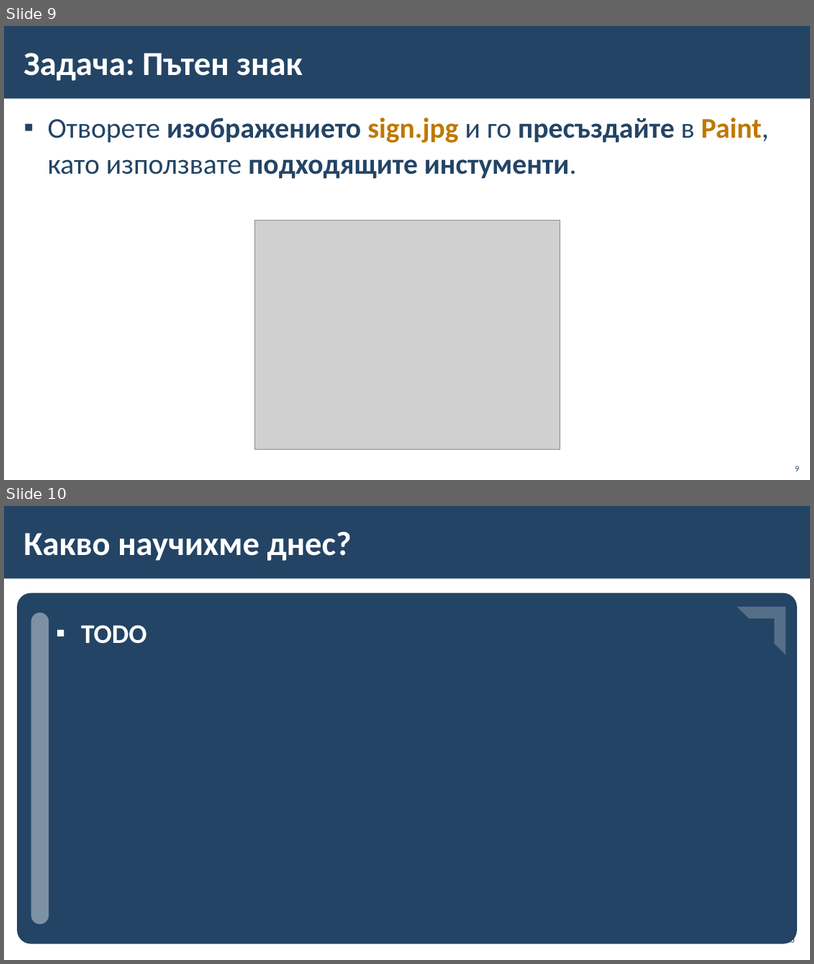
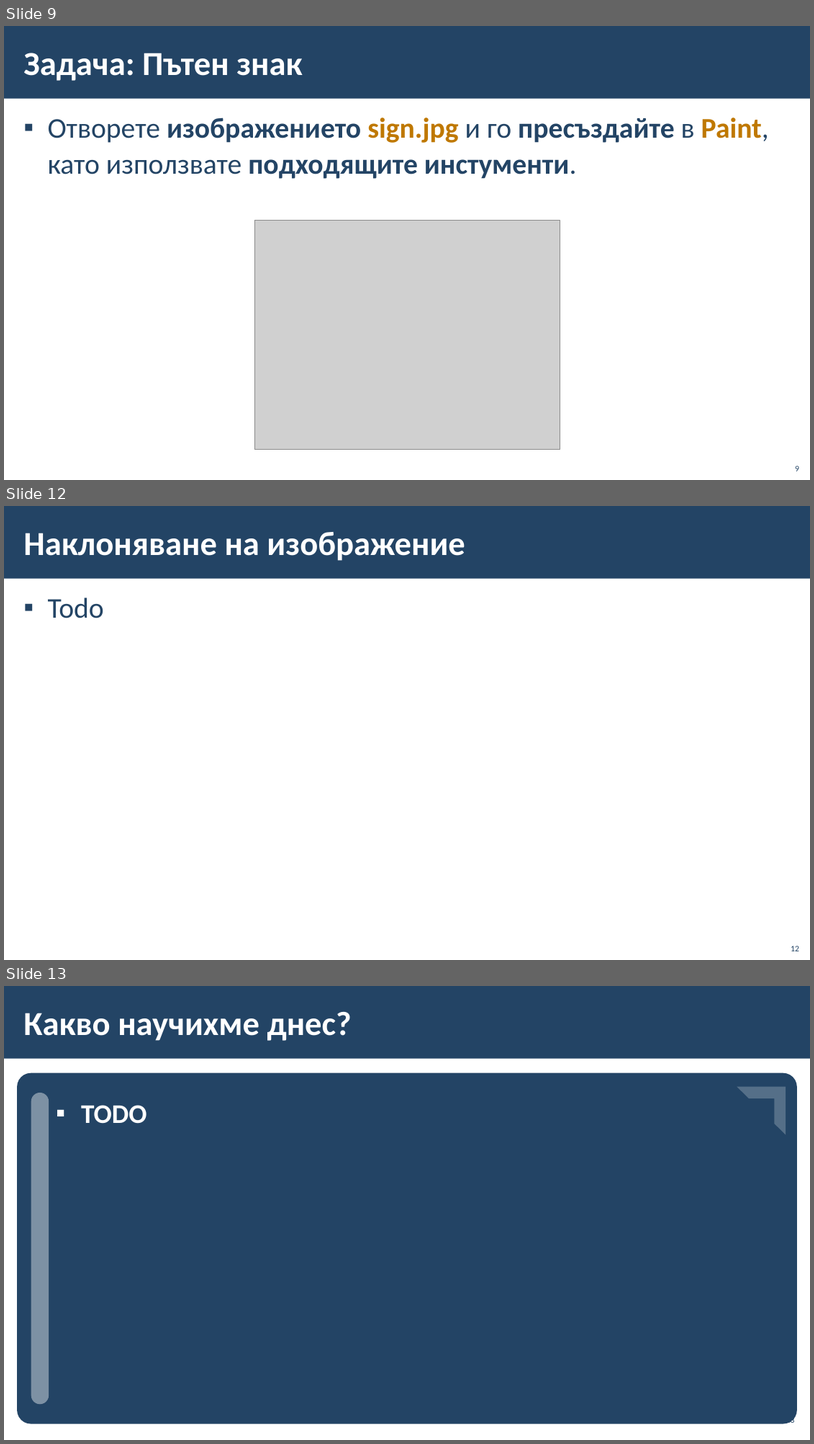
Before and after one commit to BG-IT-Edu/School-Programming, a slide deck: Courses/Computer-Modeling-and-IT/Computer-Modeling-and-IT-5-Class/14-Insert-Text-Into-a-Graphic-Image/14-Insert-Text-Into-a-Graphic-Image.pptx. Shown one above the other, each under a label of ours: slides 9 and 10 before the commit, slides 9, 12 and 13 after it; the slides between them are not shown. The pictures are 814x964 and 814x1444 pixels, drawn with LibreOffice and Linux fonts; fonts in the diff are those of the drawing; grey boxes stand for pictures; background and template pictures are left out. Boxes give left, top, right and bottom in pixels: in the first picture for what was removed or moved away, otherwise in the second. Text is boxed around its words. In the diff, an @@ line names an element or a change of style, - is before the commit and + after.

```diff
--- a/Courses/Computer-Modeling-and-IT/Computer-Modeling-and-IT-5-Class/14-Insert-Text-Into-a-Graphic-Image/14-Insert-Text-Into-a-Graphic-Image.pptx
+++ b/Courses/Computer-Modeling-and-IT/Computer-Modeling-and-IT-5-Class/14-Insert-Text-Into-a-Graphic-Image/14-Insert-Text-Into-a-Graphic-Image.pptx
@@ slide 12 added at (x1=4, y1=506, x2=810, y2=960), background #FFFFFF; not listed: 1 template element that a slide beside it also shows @@
@@ title added at (x1=23, y1=532, x2=465, y2=561), 40 pt, text #FFFFFF, bold @@
+Наклоняване на изображение
@@ text added at (x1=48, y1=597, x2=104, y2=618), 34 pt, text #234465 @@
+▪ Todo
@@ page number added at (x1=791, y1=945, x2=800, y2=951), 10 pt, text #234465 @@
+12
@@ what was slide 10 is now slide 13 @@
```
Also in this commit, not shown: 1 slide changed, 2 other slides added.
